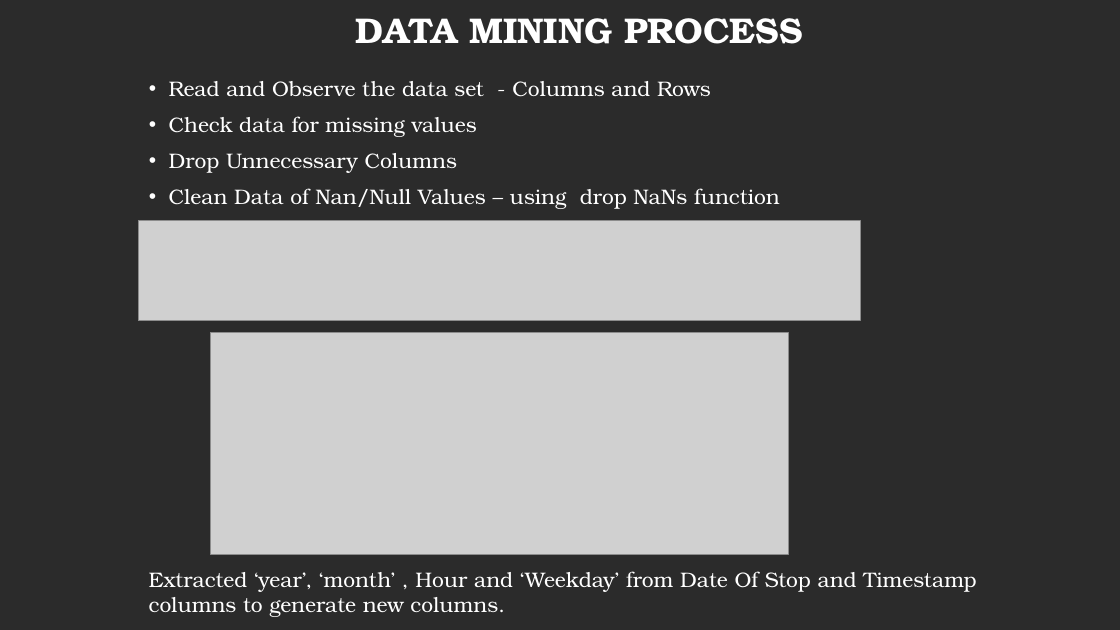
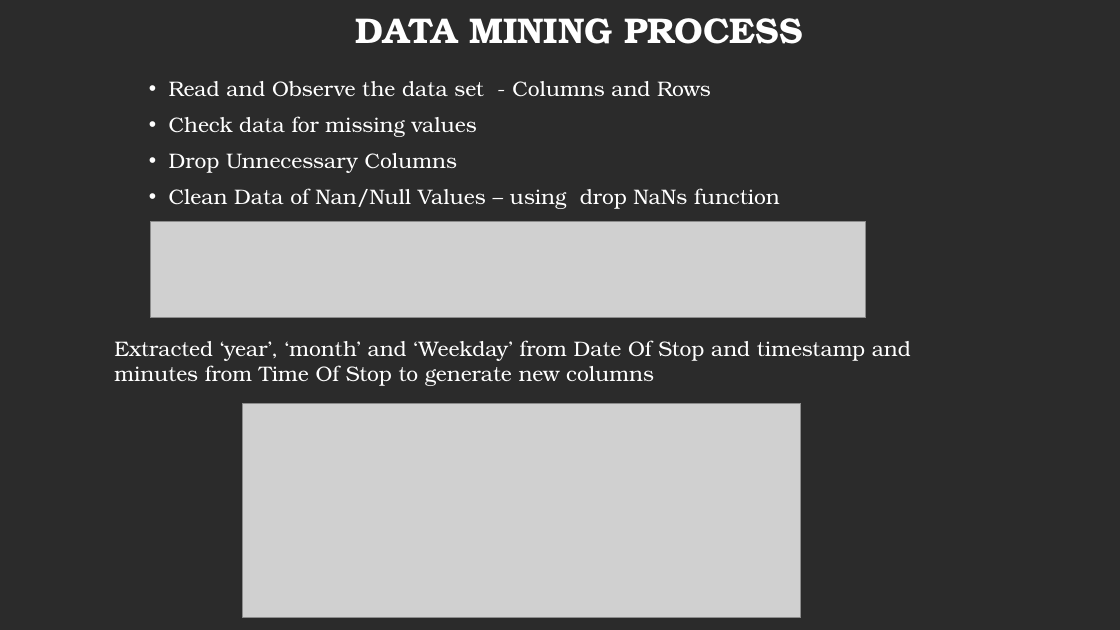
Before and after one commit to bhaveshnema/Project-Traffic-Violations, a slide deck: slide 6 of TeamProject1_TrafficViolationMD.pptx. Drawn at 1120x630 pixels with LibreOffice and Linux fonts; fonts in the diff are those of the drawing; grey boxes stand for pictures; background and template pictures are left out; a plain dark background stands for a picture behind light text. Boxes give left, top, right and bottom in pixels: in the first picture for what was removed or moved away, otherwise in the second. Text is boxed around its words. In the diff, an @@ line names an element or a change of style, - is before the commit and + after.

```diff
--- a/TeamProject1_TrafficViolationMD.pptx
+++ b/TeamProject1_TrafficViolationMD.pptx
@@ picture: place and size @@
-picture at box(138, 220, 860, 321)
+picture at box(150, 222, 866, 318)
@@ text at box(114, 340, 911, 386): text changed @@
-  Extracted ‘year’, ‘month’ , Hour and ‘Weekday’ from Date Of Stop and Timestamp columns to generate new columns.
+  Extracted ‘year’, ‘month’ and ‘Weekday’ from Date Of Stop and timestamp and minutes from Time Of Stop to generate new columns
@@ picture: place and size @@
-picture at box(210, 333, 788, 555)
+picture at box(243, 403, 802, 618)
```
Also in this commit, not shown: 5 other slides changed, 2 slides added, 1 slide removed.
